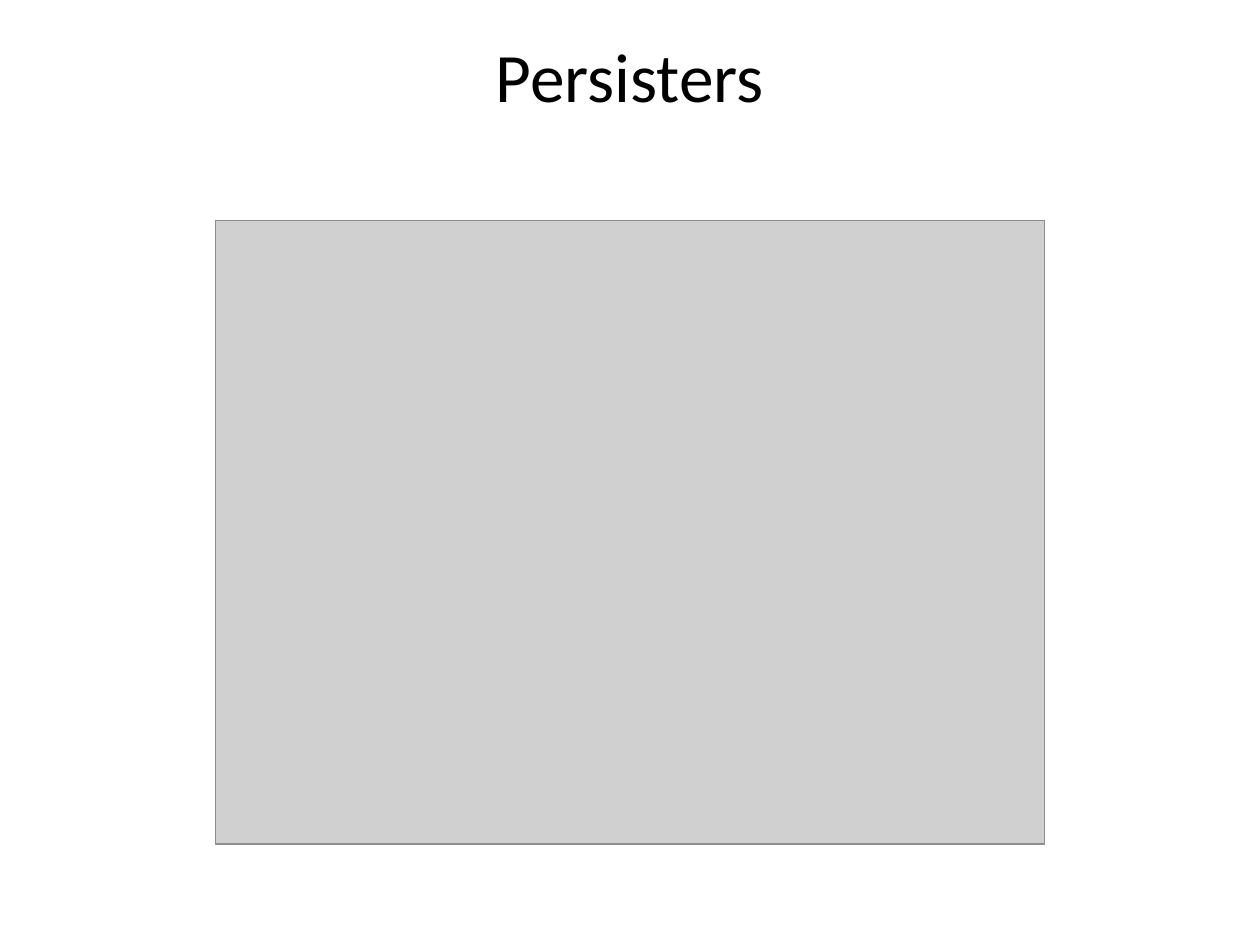
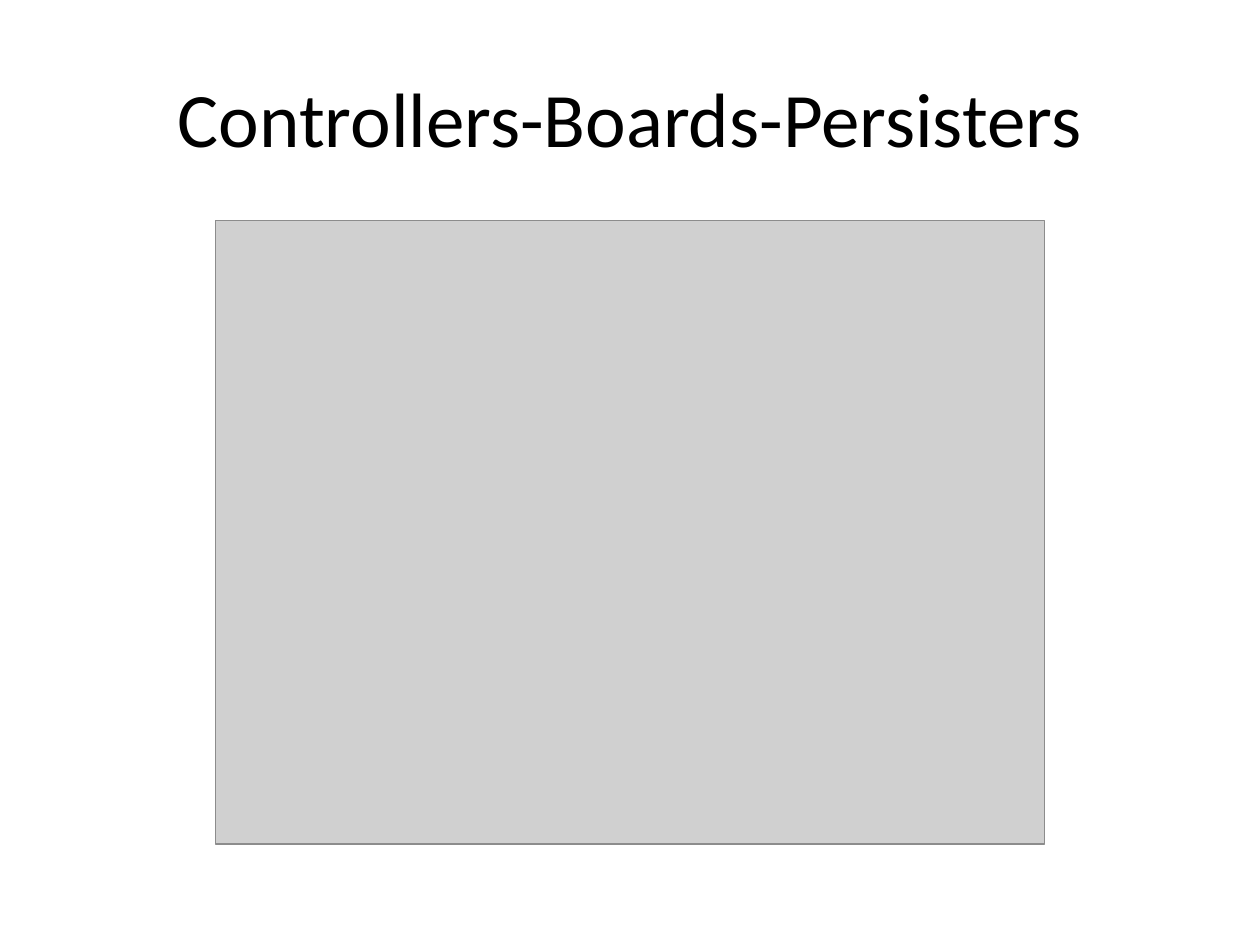
Before and after one commit to skgchn/conways-game-of-life-oop-solid, a slide deck: slide 8 of oop-design-progression.pptx (slide 7 before the commit). Drawn at 1260x945 pixels with LibreOffice and Linux fonts; fonts in the diff are those of the drawing; grey boxes stand for pictures. Boxes give left, top, right and bottom in pixels: in the first picture for what was removed or moved away, otherwise in the second. Text is boxed around its words. In the diff, an @@ line names an element or a change of style, - is before the commit and + after.

```diff
--- a/oop-design-progression.pptx
+++ b/oop-design-progression.pptx
@@ title at [178, 93, 1081, 148]: text changed; size 39.6 to 44 pt @@
-Persisters
+Controllers-Boards-Persisters
```
Also in this commit, not shown: 4 other slides changed, 1 slide added, 1 other file.
